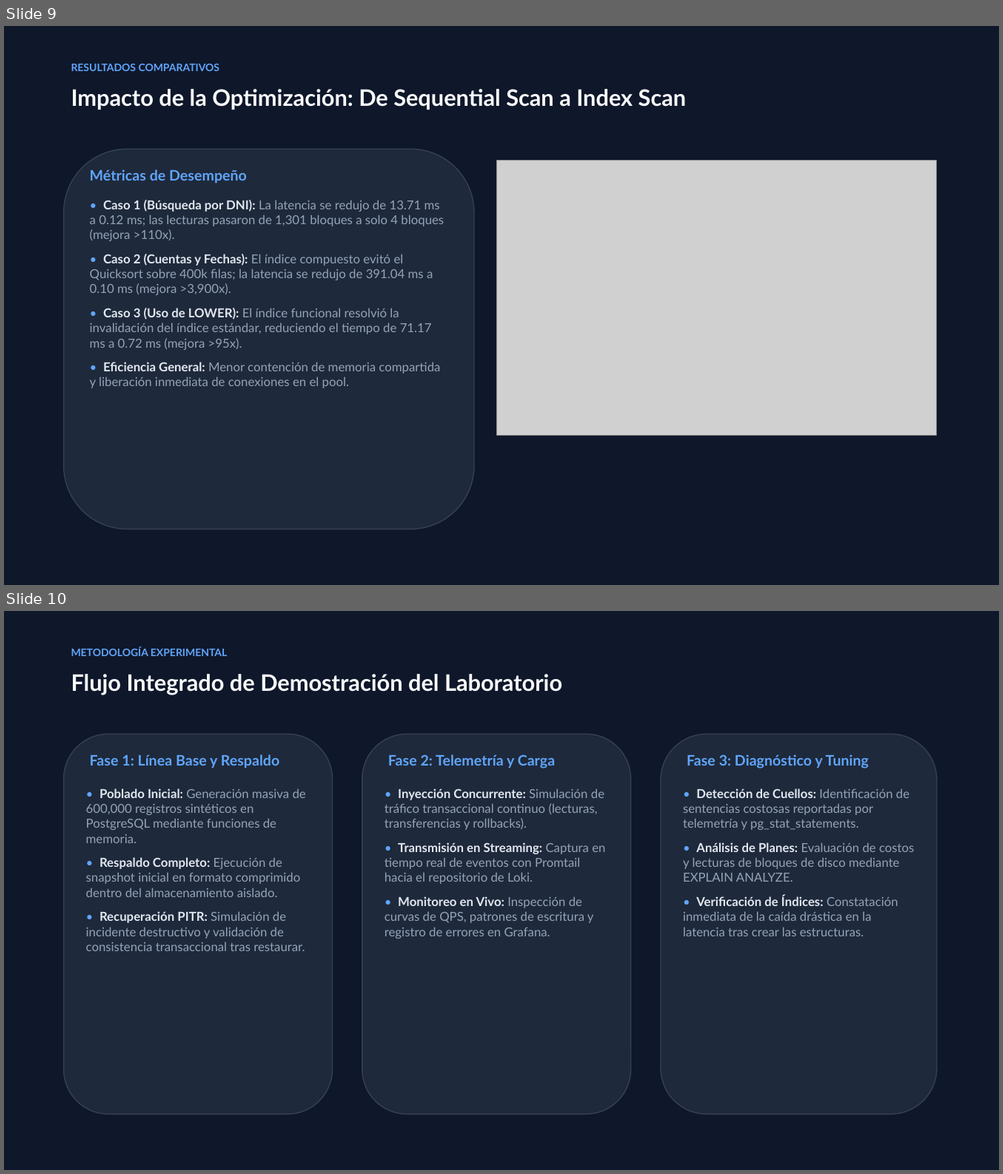
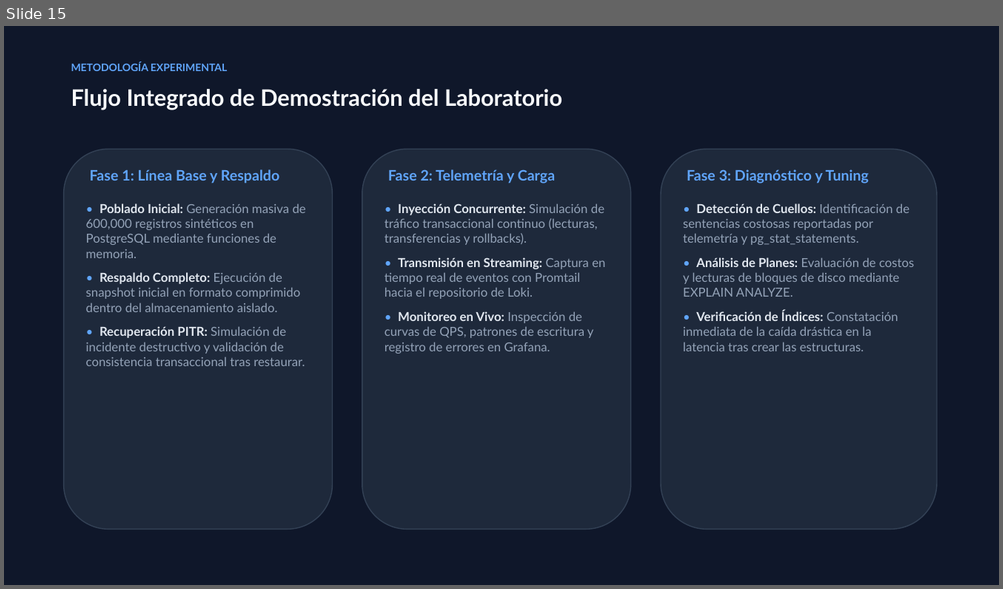
Before and after one commit to EmilyCayambe/Openmetadata, a slide deck: presentacion/Presentacion_Telemetria_Optimizacion.pptx. Shown one above the other, each under a label of ours: slides 9 and 10 before the commit, slide 15 after it. The pictures are 1003x1174 and 1003x589 pixels, drawn with LibreOffice and Linux fonts; fonts in the diff are those of the drawing; grey boxes stand for pictures. Boxes give left, top, right and bottom in pixels: in the first picture for what was removed or moved away, otherwise in the second. Text is boxed around its words. In the diff, an @@ line names an element or a change of style, - is before the commit and + after.

Commit message:
Trabajo sobre la presentacion en la seccion de optimizacion de consultas. Creacion de un sql que sirva como guia de presentacion

```diff
--- a/presentacion/Presentacion_Telemetria_Optimizacion.pptx
+++ b/presentacion/Presentacion_Telemetria_Optimizacion.pptx
@@ slide 9 removed at (x1=4, y1=26, x2=999, y2=585), background #FFFFFF @@
@@ rectangle removed at (x1=4, y1=26, x2=999, y2=585) @@
@@ text removed at (x1=71, y1=63, x2=220, y2=71) @@
-RESULTADOS COMPARATIVOS
@@ text removed at (x1=71, y1=89, x2=686, y2=110) @@
-Impacto de la Optimización: De Sequential Scan a Index Scan
@@ rounded rectangle removed at (x1=64, y1=149, x2=474, y2=530) @@
@@ text removed at (x1=90, y1=170, x2=247, y2=184) @@
-Métricas de Desempeño
@@ picture removed at (x1=496, y1=160, x2=936, y2=436) @@
@@ text removed at (x1=90, y1=200, x2=444, y2=389) @@
-• Caso 1 (Búsqueda por DNI): La latencia se redujo de 13.71 ms a 0.12 ms; las lecturas pasaron de 1,301 bloques a solo 4 bloques (mejora >110x).
-• Caso 2 (Cuentas y Fechas): El índice compuesto evitó el Quicksort sobre 400k filas; la latencia se redujo de 391.04 ms a 0.10 ms (mejora >3,900x).
-• Caso 3 (Uso de LOWER): El índice funcional resolvió la invalidación del índice estándar, reduciendo el tiempo de 71.17 ms a 0.72 ms (mejora >95x).
-• Eficiencia General: Menor contención de memoria compartida y liberación inmediata de conexiones en el pool.
@@ what was slide 10 is now slide 15 @@
```
Also in this commit, not shown: 3 slides changed, 6 slides added, 5 other files.
